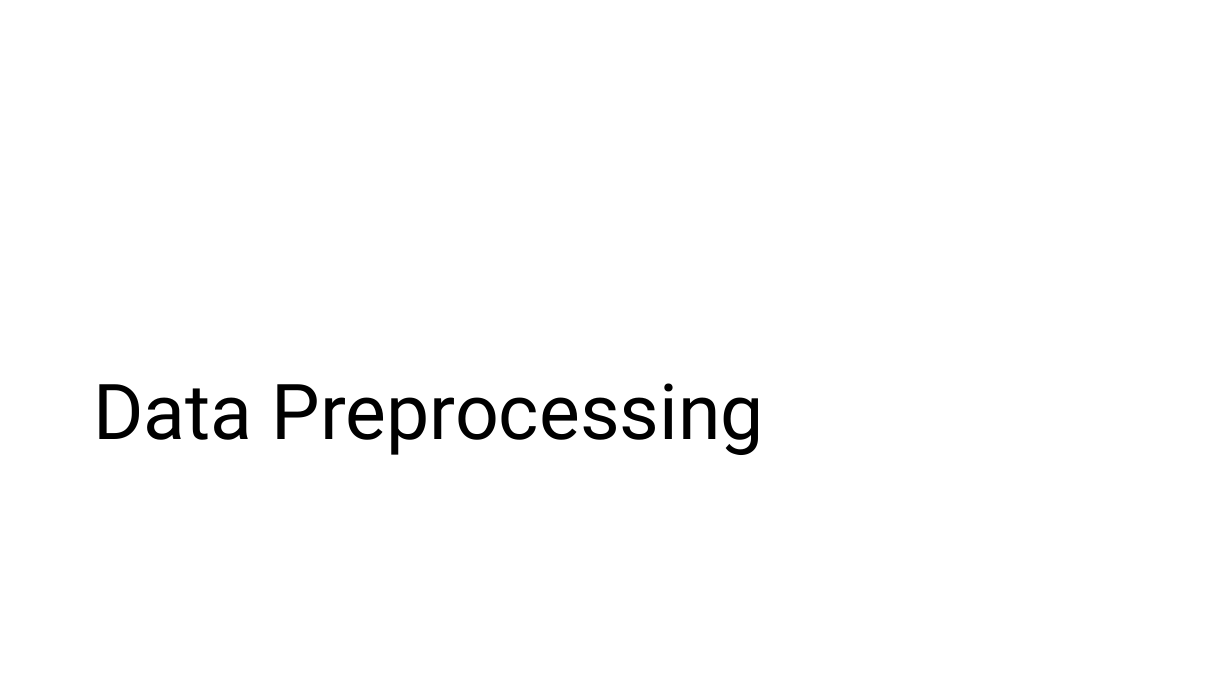
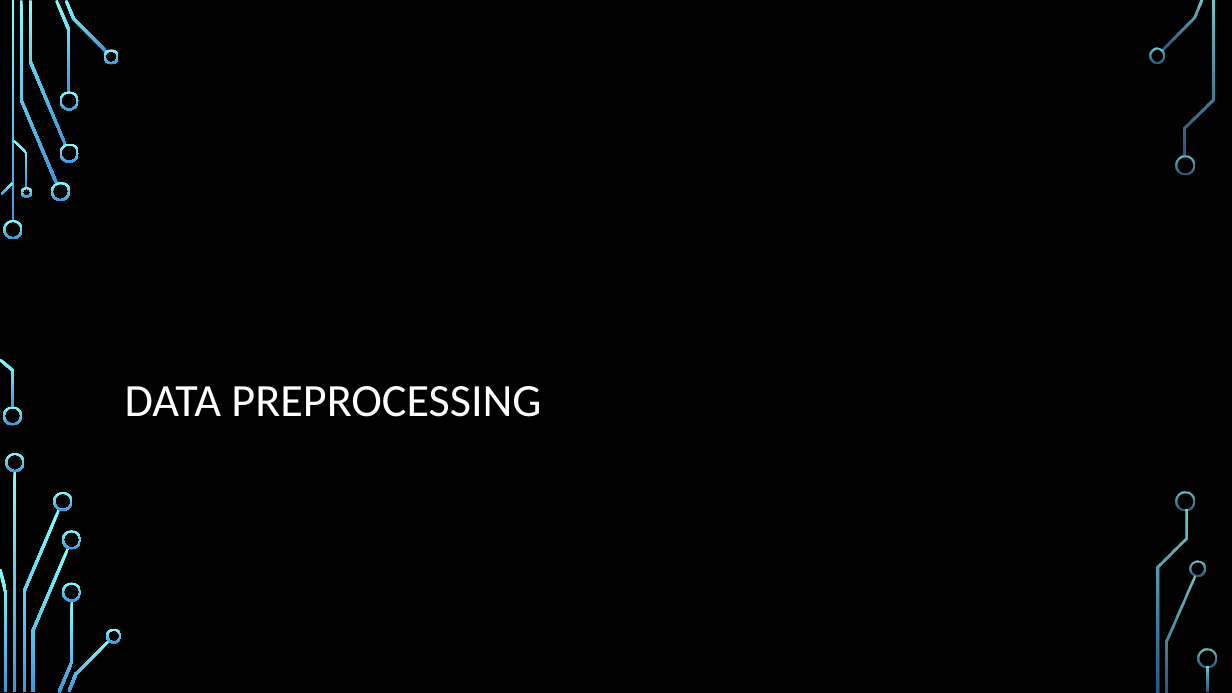
Before and after one commit to ddaniel2024/Project-4, a slide deck: slide 8 of Employee Attrition Prediction Presentation.pptx (slide 5 before the commit). Drawn at 1232x693 pixels with LibreOffice and Linux fonts; fonts in the diff are those of the drawing; background and template pictures are left out. Boxes give left, top, right and bottom in pixels: in the first picture for what was removed or moved away, otherwise in the second. Text is boxed around its words. In the diff, an @@ line names an element or a change of style, - is before the commit and + after.

```diff
--- a/Employee Attrition Prediction Presentation.pptx
+++ b/Employee Attrition Prediction Presentation.pptx
@@ background #FFFFFF to picture (left out) @@
@@ title at <box>125,386,541,417</box>: text changed; size 60 to 36 pt; font Roboto to Calibri; text colour #000000 to #FFFFFF @@
-Data Preprocessing
+DATA PREPROCESSING
@@ group added at <box>0,0,1217,693</box>: 33 freeform shapes, 3 rectangles @@
```
Also in this commit, not shown: 13 other slides changed, 4 slides added, 2 slides removed, 1 other file.
